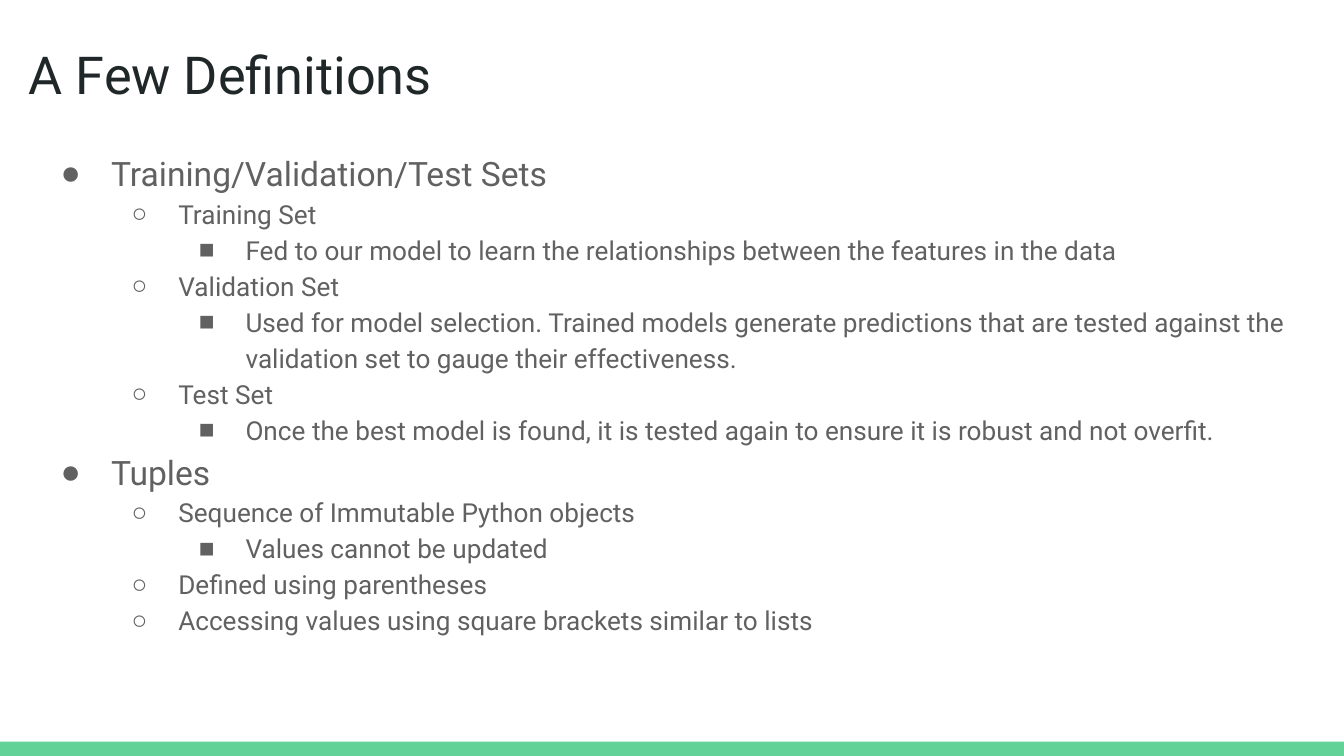
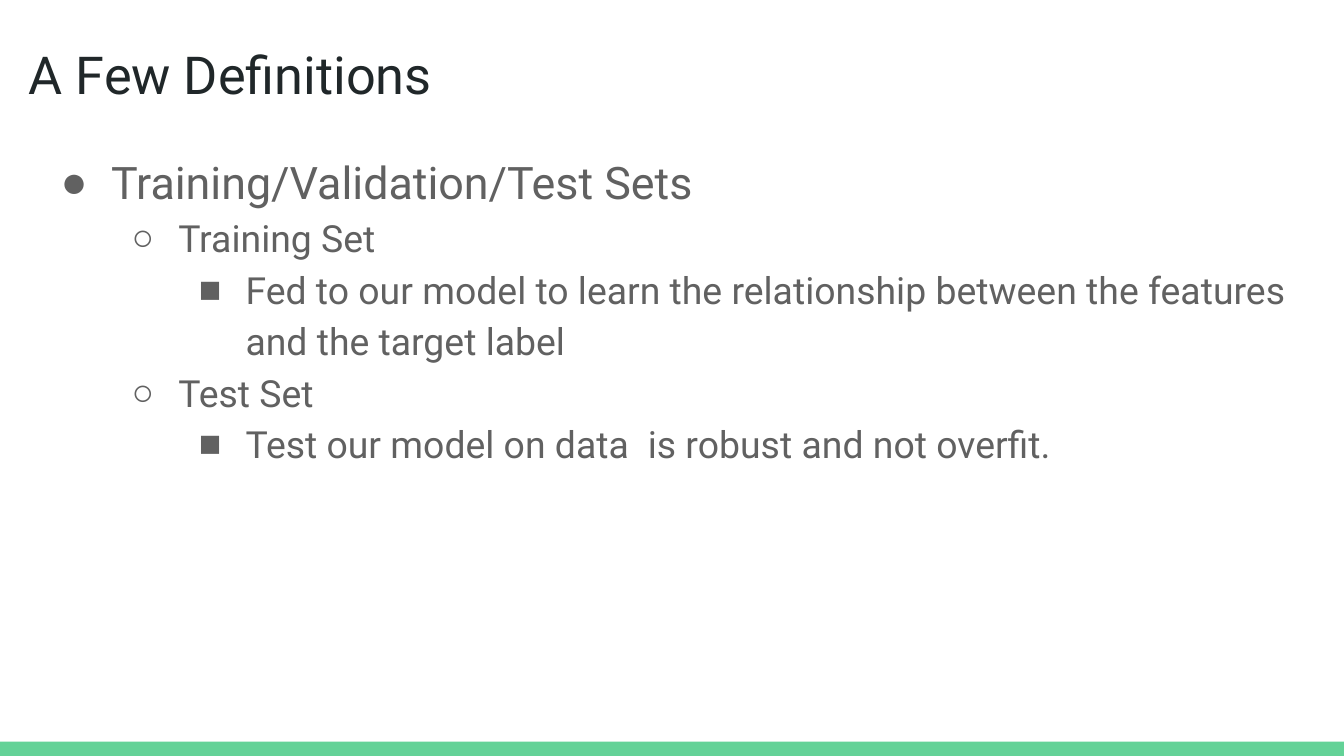
Before and after one commit to peterling7710/BCHPython3, a slide deck: slide 3 of Introduction to Machine Learning Classification Only.pptx. Drawn at 1344x756 pixels with LibreOffice and Linux fonts; fonts in the diff are those of the drawing. Boxes give left, top, right and bottom in pixels: in the first picture for what was removed or moved away, otherwise in the second. Text is boxed around its words. In the diff, an @@ line names an element or a change of style, - is before the commit and + after.

```diff
--- a/Introduction to Machine Learning Classification Only.pptx
+++ b/Introduction to Machine Learning Classification Only.pptx
@@ text at <box>111,165,692,408</box>: size 18 to 24 pt in "Training/Validation/Test Sets"; size 14 to 20 pt in "Training Set", "Test Set" @@
@@ text at <box>246,275,1285,363</box>: text changed; size 14 to 20 pt @@
-    ■ Fed to our model to learn the relationships between the features in the data
-  ○ Validation Set
-    ■ Used for model selection. Trained models generate predictions that are tested against the validation set to gauge their effectiveness.
+    ■ Fed to our model to learn the relationship between the features and the target label
@@ text at <box>246,429,1050,459</box>: text changed; size 14 to 20 pt @@
-    ■ Once the best model is found, it is tested again to ensure it is robust and not overfit.
-● Tuples
-  ○ Sequence of Immutable Python objects
-    ■ Values cannot be updated
-  ○ Defined using parentheses
-  ○ Accessing values using square brackets similar to lists
+    ■ Test our model on data is robust and not overfit.
```
Also in this commit, not shown: 2 slides added, 11 other files.
